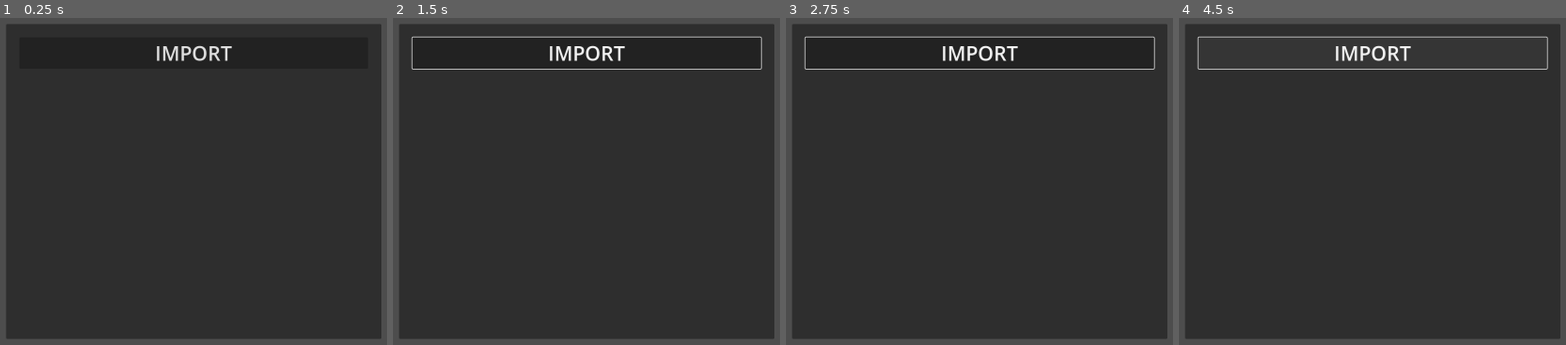
Above: before the commit, frames 1-4 (left to right).
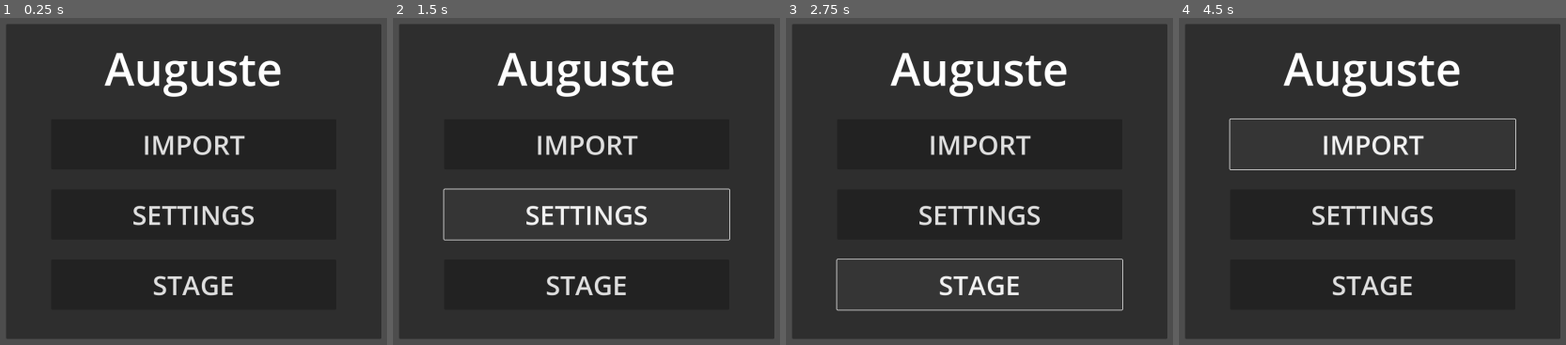
Above: after the commit, the same moments.

Repository: Wake1st/auguste
Game: Godot game, scene res://ui/menus/main_menu.tscn
Two runs of this game, one before a commit and one after it. Both use one fixed random seed, a clock stepped at 60 frames per second and the inputs below. The project has no main scene, so this scene is started directly.
Inputs (mouse positions are in pixels of both pictures, inside the frame that each line leads up to):
- Up to frame 1 (0.25 s): no input
- Up to frame 2 (1.5 s): click "IMPORT" at 0.5 s; click (586, 214) at 1.25 s, where only the run after the commit has a clickable "SETTINGS"
- Up to frame 3 (2.75 s): click (979, 286) at 2 s, where only the run after the commit has a clickable "STAGE"
- Up to frame 4 (4.5 s): click "IMPORT" at 2.75 s; click (1372, 286) at 3.5 s, where only the run after the commit has a clickable "STAGE"; click "IMPORT" at 4.25 s

The runs differ from the first frame. In frame 1, 4.6% of the frame differs, in the area x 26-73%, y 8-85%; in frame 2, 6.4%, in the area x 4-96%, y 5-85%; in frame 3, 6.2%; in frame 4, 6.0%.

Commit message:
init assembly

Diff:
--- a/project.godot
+++ b/project.godot
@@ -13,6 +13,10 @@
 config/name="auguste"
 config/features=PackedStringArray("4.4", "GL Compatibility")
 config/icon="res://assets/images/icon.svg"
+
+[audio]
+
+buses/default_bus_layout="res://resources/default_bus_layout.tres"
 
 [display]
 
--- /dev/null
+++ b/resources/UserData.gd
@@ -0,0 +1,45 @@
+class_name UserData
+
+
+static var mainVolume: float
+static var musicVolume: float
+static var sfxVolume: float
+
+static var fileNames: Array[String]
+
+
+static func save_user_data() -> void:
+	var save_file = FileAccess.open("user://user.save", FileAccess.WRITE)
+
+	save_file.store_float(mainVolume)
+	save_file.store_float(musicVolume)
+	save_file.store_float(sfxVolume)
+
+	save_file.store_var(fileNames)
+
+
+static func load_user_data() -> void:
+	if not FileAccess.file_exists("user://user.save"):
+		# We don't have a save to load.
+		_default_data()
+		return
+
+	# Load the file line by line and process that dictionary to restore
+	# the object it represents.
+	var save_file = FileAccess.open("user://user.save", FileAccess.READ)
+	if save_file.eof_reached():
+		# there's no data to read
+		_default_data()
+		return
+
+	mainVolume = save_file.get_float()
+	musicVolume = save_file.get_float()
+	sfxVolume = save_file.get_float()
+
+	fileNames = save_file.get_var()
+
+
+static func _default_data() -> void:
+	mainVolume = 0.8
+	musicVolume = 0.8
+	sfxVolume = 0.6
--- /dev/null
+++ b/resources/default_bus_layout.tres
@@ -0,0 +1,15 @@
+[gd_resource type="AudioBusLayout" format=3 uid="uid://cppv3b0l47evy"]
+
+[resource]
+bus/1/name = &"Music"
+bus/1/solo = false
+bus/1/mute = false
+bus/1/bypass_fx = false
+bus/1/volume_db = 0.0
+bus/1/send = &"Master"
+bus/2/name = &"Sfx"
+bus/2/solo = false
+bus/2/mute = false
+bus/2/bypass_fx = false
+bus/2/volume_db = 0.0
+bus/2/send = &"Master"
--- a/ui/menus/main_menu.gd
+++ b/ui/menus/main_menu.gd
@@ -2,8 +2,20 @@
 extends Control
 
 
-signal import_selected()
+enum Options {
+	IMPORT,
+	SETTINGS,
+	STAGE
+}
+
+signal option_selected(option: Options)
 
 
 func _on_btn_import_pressed() -> void:
-	import_selected.emit()
+	option_selected.emit(Options.IMPORT)
+
+func _on_btn_settings_pressed():
+	option_selected.emit(Options.SETTINGS)
+
+func _on_btn_stage_pressed():
+	option_selected.emit(Options.STAGE)
--- a/ui/menus/main_menu.tscn
+++ b/ui/menus/main_menu.tscn
@@ -33,17 +33,40 @@
 anchor_bottom = 1.0
 grow_horizontal = 2
 grow_vertical = 2
-theme_override_constants/margin_left = 32
+theme_override_constants/margin_left = 108
 theme_override_constants/margin_top = 32
-theme_override_constants/margin_right = 32
+theme_override_constants/margin_right = 108
 theme_override_constants/margin_bottom = 32
 
 [node name="VBoxContainer" type="VBoxContainer" parent="Panel/MarginContainer"]
 layout_mode = 2
+theme_override_constants/separation = 48
+
+[node name="Label" type="Label" parent="Panel/MarginContainer/VBoxContainer"]
+layout_mode = 2
+theme_override_font_sizes/font_size = 108
+text = "Auguste"
+horizontal_alignment = 1
+vertical_alignment = 1
 
 [node name="BtnImport" type="Button" parent="Panel/MarginContainer/VBoxContainer"]
+custom_minimum_size = Vector2(0, 120)
 layout_mode = 2
-theme_override_font_sizes/font_size = 48
+theme_override_font_sizes/font_size = 64
 text = "IMPORT"
 
+[node name="BtnSettings" type="Button" parent="Panel/MarginContainer/VBoxContainer"]
+custom_minimum_size = Vector2(0, 120)
+layout_mode = 2
+theme_override_font_sizes/font_size = 64
+text = "SETTINGS"
+
+[node name="BtnStage" type="Button" parent="Panel/MarginContainer/VBoxContainer"]
+custom_minimum_size = Vector2(0, 120)
+layout_mode = 2
+theme_override_font_sizes/font_size = 64
+text = "STAGE"
+
 [connection signal="pressed" from="Panel/MarginContainer/VBoxContainer/BtnImport" to="." method="_on_btn_import_pressed"]
+[connection signal="pressed" from="Panel/MarginContainer/VBoxContainer/BtnSettings" to="." method="_on_btn_settings_pressed"]
+[connection signal="pressed" from="Panel/MarginContainer/VBoxContainer/BtnStage" to="." method="_on_btn_stage_pressed"]
--- /dev/null
+++ b/ui/menus/settings_menu.gd
@@ -0,0 +1,65 @@
+class_name SettingsMenu
+extends Control
+
+
+signal return_selected()
+
+const MAIN_BUS_NAME: String = "Master"
+const MUSIC_BUS_NAME: String = "Music"
+const SFX_BUS_NAME: String = "Sfx"
+
+@onready var main: HSlider = %MainSlider
+@onready var music: HSlider = %MusicSlider
+@onready var sfx: HSlider = %SfxSlider
+
+@onready var animation: AnimationPlayer = $AnimationPlayer
+
+
+func setup() -> void:
+	# set initial values
+	main.value = UserData.mainVolume
+	music.value = UserData.musicVolume
+	sfx.value = UserData.sfxVolume
+
+
+func open() -> void:
+	visible = true
+
+
+func _on_main_slider_value_changed(value) -> void:
+	AudioServer.set_bus_volume_linear(
+		AudioServer.get_bus_index(MAIN_BUS_NAME),
+		value
+	)
+
+func _on_music_slider_value_changed(value) -> void:
+	AudioServer.set_bus_volume_linear(
+		AudioServer.get_bus_index(MUSIC_BUS_NAME),
+		value
+	)
+
+func _on_sfx_slider_value_changed(value) -> void:
+	AudioServer.set_bus_volume_linear(
+		AudioServer.get_bus_index(SFX_BUS_NAME),
+		value
+	)
+
+func _on_btn_return_pressed():
+	visible = false
+	return_selected.emit()
+
+
+func _on_main_slider_drag_ended(value_changed):
+	if value_changed:
+		UserData.mainVolume = main.value
+		UserData.save_user_data()
+
+func _on_music_slider_drag_ended(value_changed):
+	if value_changed:
+		UserData.musicVolume = music.value
+		UserData.save_user_data()
+
+func _on_sfx_slider_drag_ended(value_changed):
+	if value_changed:
+		UserData.sfxVolume = sfx.value
+		UserData.save_user_data()
--- /dev/null
+++ b/ui/menus/settings_menu.tscn
@@ -0,0 +1,179 @@
+[gd_scene load_steps=2 format=3 uid="uid://cw0i45o6fgt6a"]
+
+[ext_resource type="Script" uid="uid://b3g21434eh106" path="res://ui/menus/settings_menu.gd" id="1_h6jc8"]
+
+[node name="SettingsMenu" type="Control"]
+layout_mode = 3
+anchors_preset = 15
+anchor_right = 1.0
+anchor_bottom = 1.0
+grow_horizontal = 2
+grow_vertical = 2
+mouse_filter = 2
+script = ExtResource("1_h6jc8")
+
+[node name="Panel" type="Panel" parent="."]
+layout_mode = 1
+anchors_preset = 8
+anchor_left = 0.5
+anchor_top = 0.5
+anchor_right = 0.5
+anchor_bottom = 0.5
+offset_left = -376.0
+offset_top = -349.0
+offset_right = 376.0
+offset_bottom = 349.0
+grow_horizontal = 2
+grow_vertical = 2
+
+[node name="VBoxContainer" type="VBoxContainer" parent="Panel"]
+layout_mode = 1
+anchors_preset = 8
+anchor_left = 0.5
+anchor_top = 0.5
+anchor_right = 0.5
+anchor_bottom = 0.5
+offset_left = -259.0
+offset_top = -304.0
+offset_right = 260.0
+offset_bottom = 294.0
+grow_horizontal = 2
+grow_vertical = 2
+theme_override_constants/separation = 24
+
+[node name="Title" type="Label" parent="Panel/VBoxContainer"]
+layout_mode = 2
+theme_override_font_sizes/font_size = 84
+text = "Settings"
+horizontal_alignment = 1
+vertical_alignment = 1
+
+[node name="HSeparator" type="HSeparator" parent="Panel/VBoxContainer"]
+layout_mode = 2
+theme_override_constants/separation = 72
+
+[node name="Main" type="Control" parent="Panel/VBoxContainer"]
+layout_mode = 2
+
+[node name="Label" type="Label" parent="Panel/VBoxContainer/Main"]
+layout_mode = 1
+anchors_preset = 4
+anchor_top = 0.5
+anchor_bottom = 0.5
+offset_top = -11.0
+offset_right = 62.0
+offset_bottom = 12.0
+grow_vertical = 2
+size_flags_horizontal = 0
+theme_override_font_sizes/font_size = 36
+text = "Main"
+horizontal_alignment = 1
+
+[node name="MainSlider" type="HSlider" parent="Panel/VBoxContainer/Main"]
+unique_name_in_owner = true
+layout_mode = 1
+anchors_preset = 6
+anchor_left = 1.0
+anchor_top = 0.5
+anchor_right = 1.0
+anchor_bottom = 0.5
+offset_left = -360.0
+offset_top = -8.0
+offset_bottom = 8.0
+grow_horizontal = 0
+grow_vertical = 2
+size_flags_horizontal = 8
+max_value = 1.0
+step = 0.02
+value = 0.8
+
+[node name="HSeparator2" type="HSeparator" parent="Panel/VBoxContainer"]
+layout_mode = 2
+theme_override_constants/separation = 48
+
+[node name="Music" type="Control" parent="Panel/VBoxContainer"]
+layout_mode = 2
+
+[node name="Label" type="Label" parent="Panel/VBoxContainer/Music"]
+layout_mode = 1
+anchors_preset = 4
+anchor_top = 0.5
+anchor_bottom = 0.5
+offset_top = -11.0
+offset_right = 69.0
+offset_bottom = 12.0
+grow_vertical = 2
+theme_override_font_sizes/font_size = 36
+text = "Music"
+horizontal_alignment = 1
+
+[node name="MusicSlider" type="HSlider" parent="Panel/VBoxContainer/Music"]
+unique_name_in_owner = true
+layout_mode = 1
+anchors_preset = 6
+anchor_left = 1.0
+anchor_top = 0.5
+anchor_right = 1.0
+anchor_bottom = 0.5
+offset_left = -360.0
+offset_top = -8.0
+offset_bottom = 8.0
+grow_horizontal = 0
+grow_vertical = 2
+max_value = 1.0
+step = 0.02
+value = 0.8
+
+[node name="HSeparator3" type="HSeparator" parent="Panel/VBoxContainer"]
+layout_mode = 2
+theme_override_constants/separation = 48
+
+[node name="Sfx" type="Control" parent="Panel/VBoxContainer"]
+layout_mode = 2
+
+[node name="Label" type="Label" parent="Panel/VBoxContainer/Sfx"]
+layout_mode = 1
+anchors_preset = 4
+anchor_top = 0.5
+anchor_bottom = 0.5
+offset_top = -11.0
+offset_right = 52.0
+offset_bottom = 12.0
+grow_vertical = 2
+theme_override_font_sizes/font_size = 36
+text = "SFX"
+horizontal_alignment = 1
+
+[node name="SfxSlider" type="HSlider" parent="Panel/VBoxContainer/Sfx"]
+unique_name_in_owner = true
+layout_mode = 1
+anchors_preset = 6
+anchor_left = 1.0
+anchor_top = 0.5
+anchor_right = 1.0
+anchor_bottom = 0.5
+offset_left = -360.0
+offset_top = -8.0
+offset_bottom = 8.0
+grow_horizontal = 0
+grow_vertical = 2
+max_value = 1.0
+step = 0.02
+value = 0.8
+
+[node name="HSeparator4" type="HSeparator" parent="Panel/VBoxContainer"]
+layout_mode = 2
+theme_override_constants/separation = 48
+
+[node name="BtnReturn" type="Button" parent="Panel/VBoxContainer"]
+layout_mode = 2
+theme_override_font_sizes/font_size = 48
+text = "RETURN"
+
+[connection signal="drag_ended" from="Panel/VBoxContainer/Main/MainSlider" to="." method="_on_main_slider_drag_ended"]
+[connection signal="value_changed" from="Panel/VBoxContainer/Main/MainSlider" to="." method="_on_main_slider_value_changed"]
+[connection signal="drag_ended" from="Panel/VBoxContainer/Music/MusicSlider" to="." method="_on_music_slider_drag_ended"]
+[connection signal="value_changed" from="Panel/VBoxContainer/Music/MusicSlider" to="." method="_on_music_slider_value_changed"]
+[connection signal="drag_ended" from="Panel/VBoxContainer/Sfx/SfxSlider" to="." method="_on_sfx_slider_drag_ended"]
+[connection signal="value_changed" from="Panel/VBoxContainer/Sfx/SfxSlider" to="." method="_on_sfx_slider_value_changed"]
+[connection signal="pressed" from="Panel/VBoxContainer/BtnReturn" to="." method="_on_btn_return_pressed"]
Not shown, added: resources/UserData.gd.uid
Not shown, added: ui/menus/settings_menu.gd.uid
